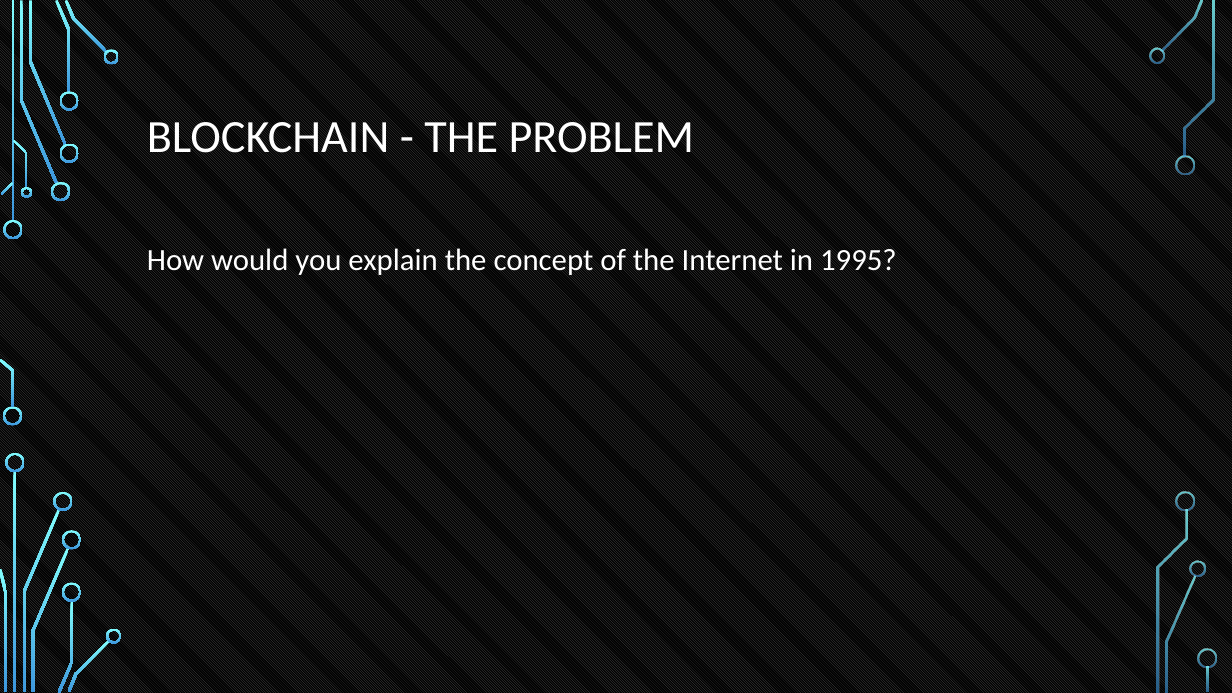
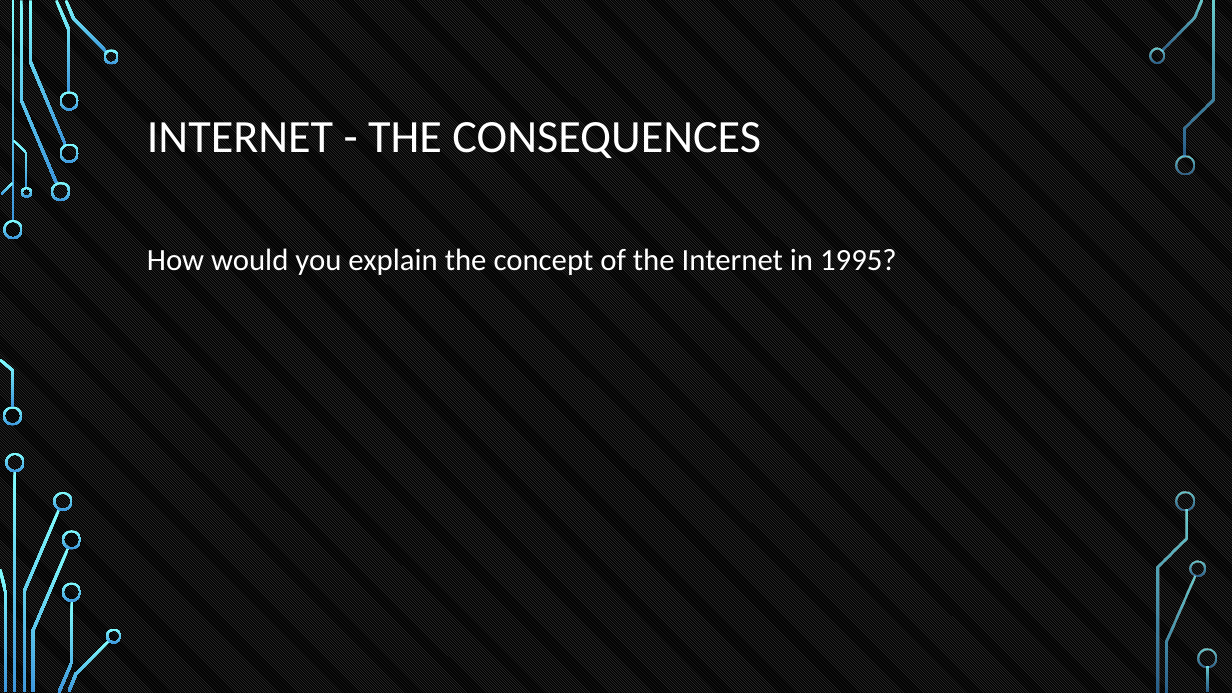
Before and after one commit to tokenika/tokenika.github.io, a slide deck: slide 3 of BrainEmbassy.pptx. Drawn at 1232x693 pixels with LibreOffice and Linux fonts; fonts in the diff are those of the drawing; background and template pictures are left out. Boxes give left, top, right and bottom in pixels: in the first picture for what was removed or moved away, otherwise in the second. Text is boxed around its words. In the diff, an @@ line names an element or a change of style, - is before the commit and + after.

```diff
--- a/BrainEmbassy.pptx
+++ b/BrainEmbassy.pptx
@@ title at (x1=147, y1=122, x2=761, y2=159): text changed @@
-BLOCKCHAIN - THE PROBLEM
+INTERNET - THE CONSEQUENCES
```
Also in this commit, not shown: 1 other slide changed, 1 slide added.
